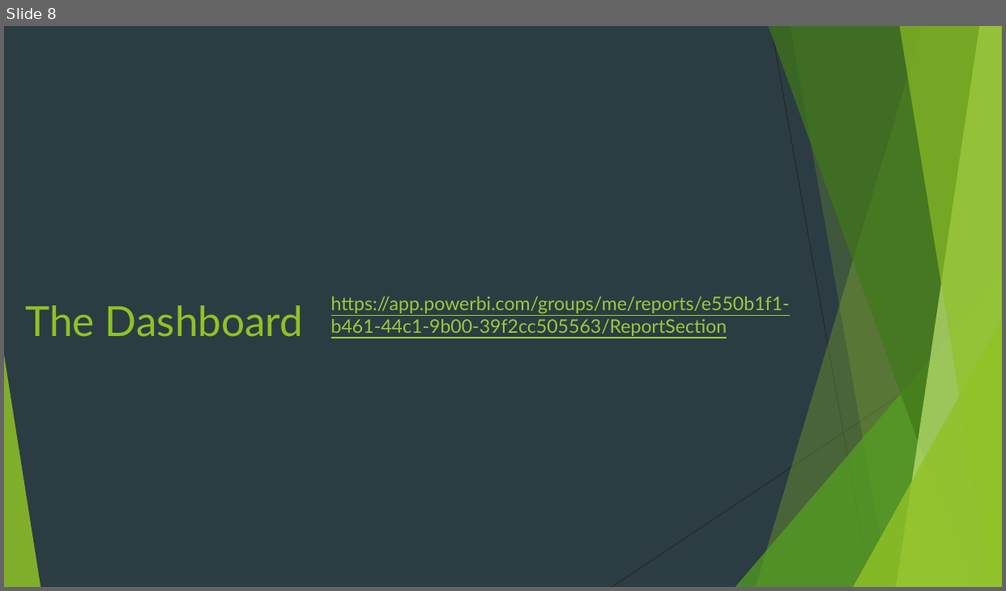
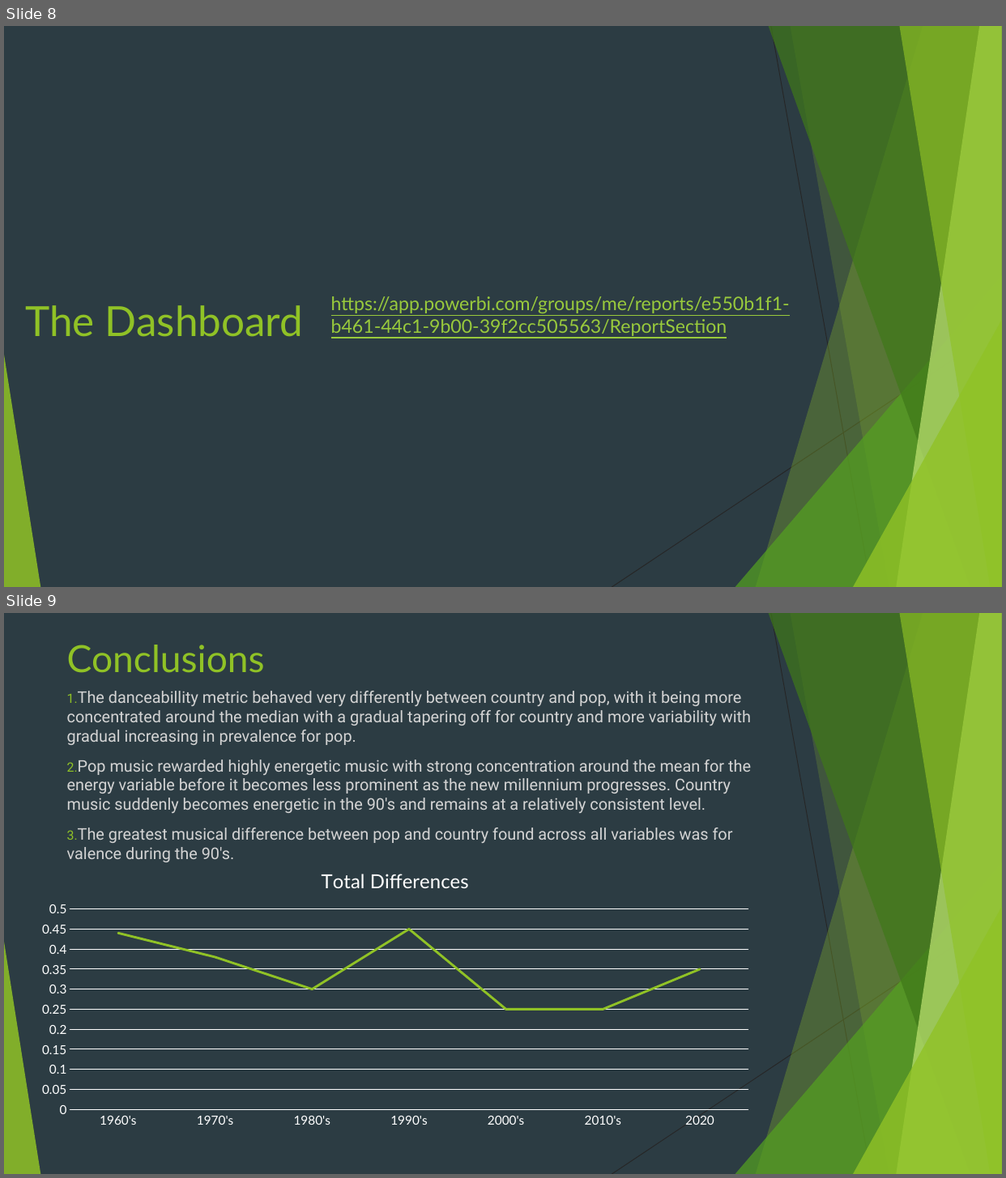
Before and after one commit to Ryan-Maurer/Visualizing-Country-Music, a slide deck: Visualizing Country Music - Exploring Country Music's Changes Since the 1960s.pptx. Shown one above the other, each under a label of ours: slide 8 before the commit, slides 8 and 9 after it. The pictures are 1006x591 and 1006x1178 pixels, drawn with LibreOffice and Linux fonts; fonts in the diff are those of the drawing; background and template pictures are left out. Boxes give left, top, right and bottom in pixels: in the first picture for what was removed or moved away, otherwise in the second. Text is boxed around its words. In the diff, an @@ line names an element or a change of style, - is before the commit and + after.

```diff
--- a/Visualizing Country Music - Exploring Country Music's Changes Since the 1960s.pptx
+++ b/Visualizing Country Music - Exploring Country Music's Changes Since the 1960s.pptx
@@ slide 9 added at box(4, 613, 1002, 1174), background #2C3C43; not listed: 10 template elements that a slide beside it also shows @@
@@ title added at box(67, 645, 265, 673), 36 pt, text #90C226 @@
+Conclusions
@@ text added at box(67, 691, 751, 843), 15.5 pt, text #D4D4D4 @@
+1. The danceabillity metric behaved very differently between country and pop, with it being more concentrated around the median with a gradual tapering off for country and more variability with gradual increasing in prevalence for pop.
+2. Pop music rewarded highly energetic music with strong concentration around the mean for the energy variable before it becomes less prominent as the new millennium progresses. Country music suddenly becomes energetic in the 90's and remains at a relatively consistent level.
+3. The greatest musical difference between pop and country found across all variables was for valence during the 90's.
@@ line chart added at box(27, 855, 763, 1132) @@
+title "Total Differences "
+categories: 1960's, 1970's, 1980's, 1990's, 2000's, 2010's, 2020
+Series 1: 0.44, 0.38, 0.3, 0.45, 0.25, 0.25, 0.35
```
Also in this commit, not shown: 2 slides changed, 2 other slides added, 2 slides removed, 8 other files.
